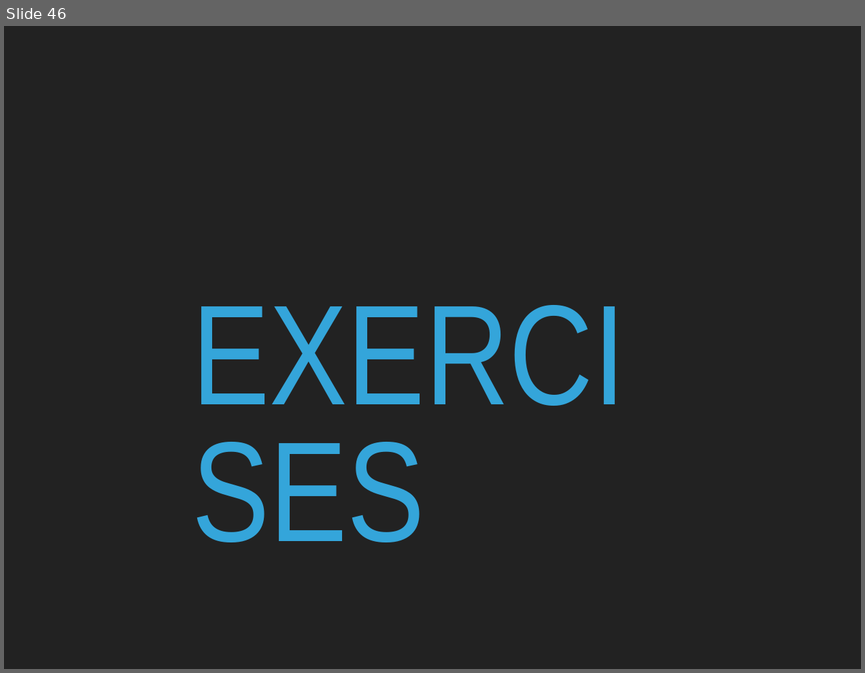
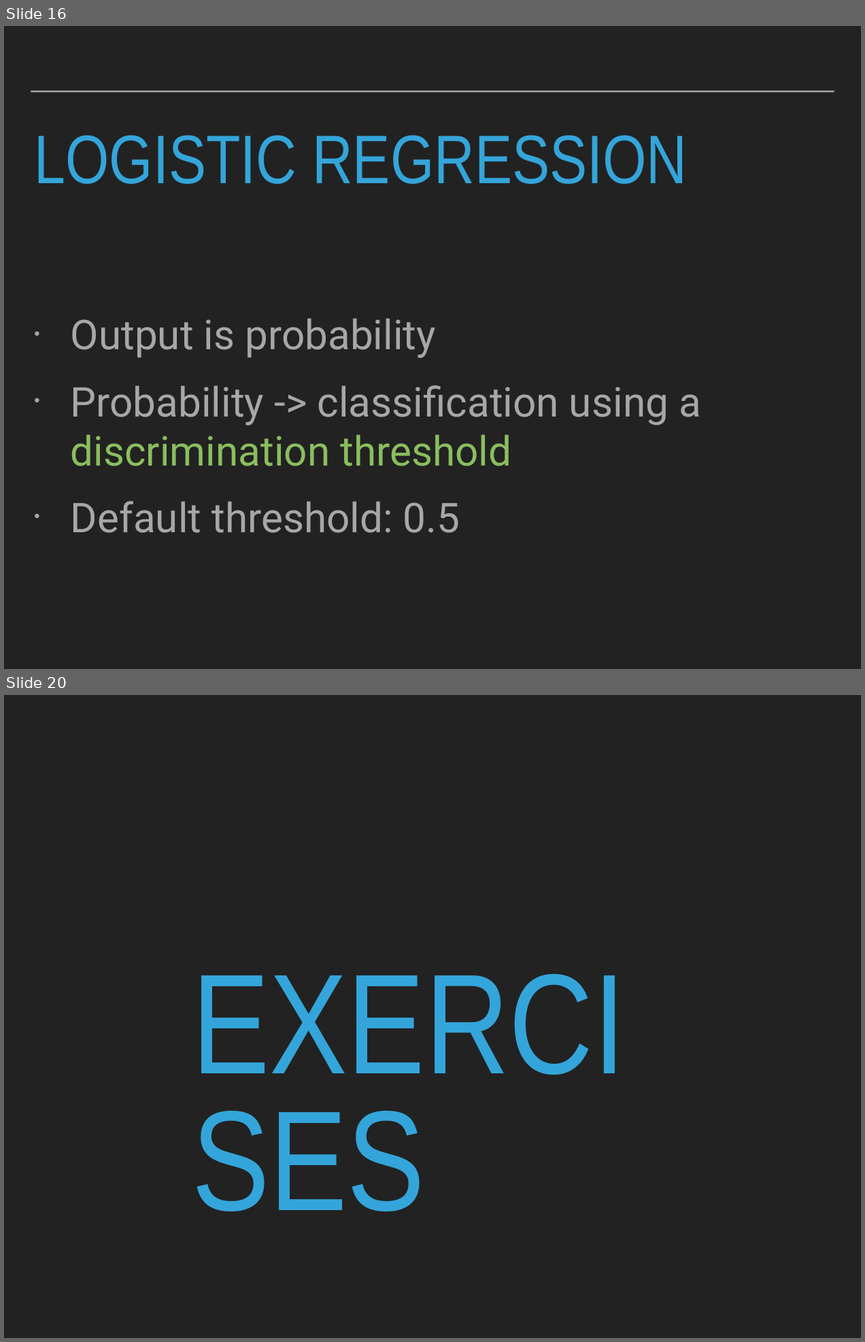
Before and after one commit to patricks1/noble-machine-learning, a slide deck: Session4/Session4_Slides.pptx. Shown one above the other, each under a label of ours: slide 46 before the commit, slides 16 and 20 after it; the slides between them are not shown. The pictures are 865x673 and 865x1342 pixels, drawn with LibreOffice and Linux fonts; fonts in the diff are those of the drawing. Boxes give left, top, right and bottom in pixels: in the first picture for what was removed or moved away, otherwise in the second. Text is boxed around its words. In the diff, an @@ line names an element or a change of style, - is before the commit and + after.

```diff
--- a/Session4/Session4_Slides.pptx
+++ b/Session4/Session4_Slides.pptx
@@ slide 16 added at <box>4,26,861,669</box>, background #222222 @@
@@ line added from (31, 92) to (834, 92), #A6AAA9 2 pt @@
@@ title added at <box>34,135,687,184</box>, 82 pt, text #34A5DA @@
+LOGISTIC REGRESSION
@@ text added at <box>71,318,701,533</box>, 49 pt, text #A7A7A7 @@
+• Output is probability
+• Probability -> classification using a discrimination threshold
+• Default threshold: 0.5
@@ what was slide 46 is now slide 20 @@
```
Also in this commit, not shown: 1 slide changed, 40 other slides added, 42 slides removed, 4 other files.
